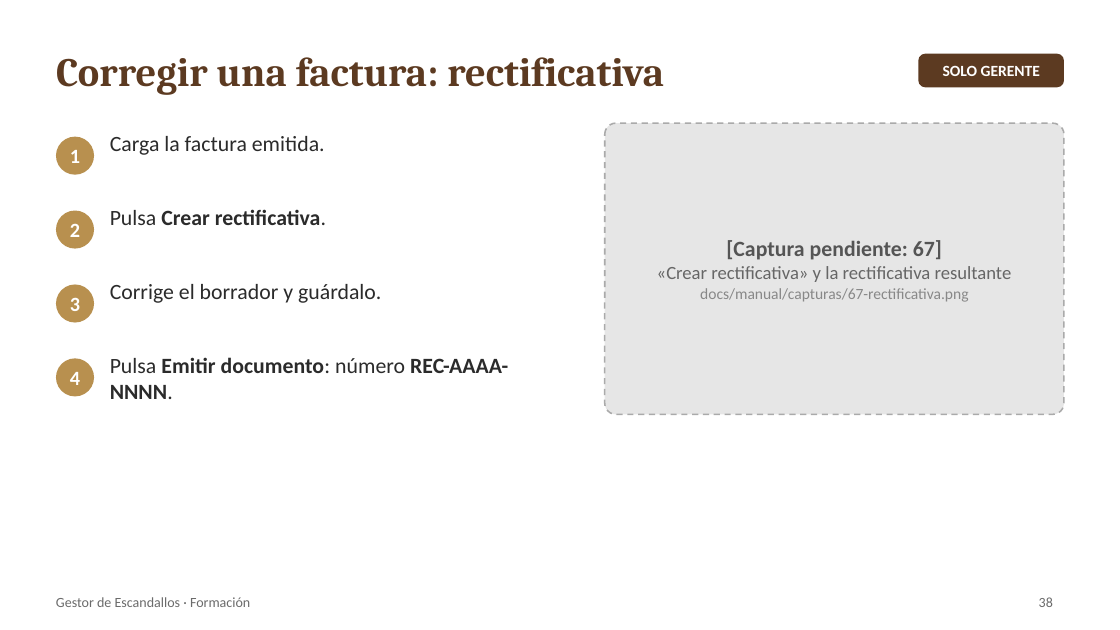
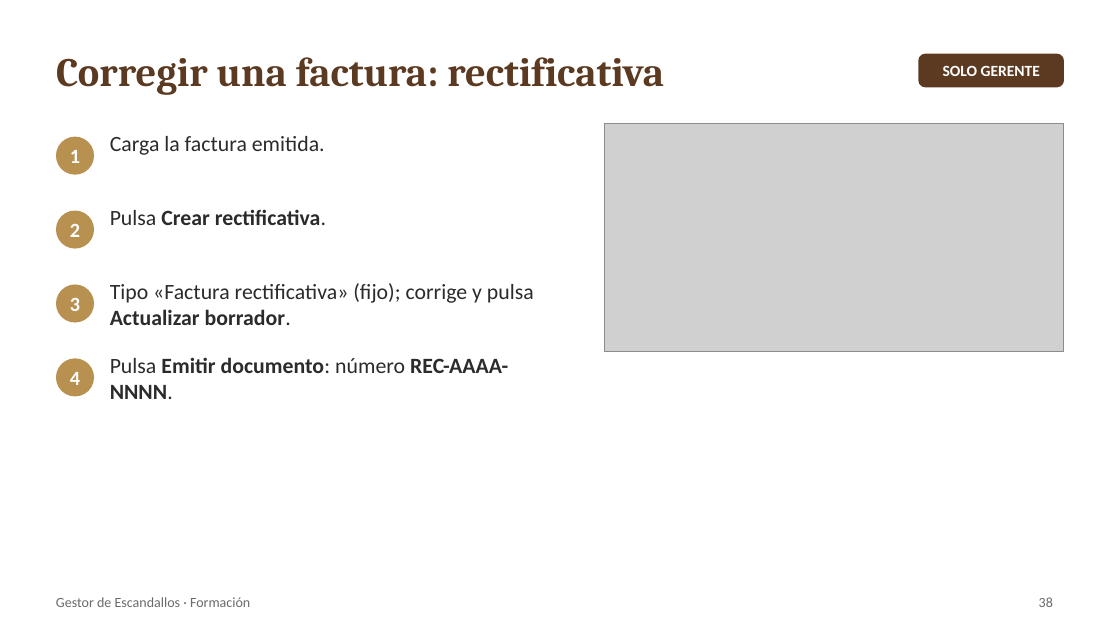
Before and after one commit to robertobergua-maker/escandallos-catering, a slide deck: slide 38 of docs/manual/Manual_Gestor_Escandallos.pptx. Drawn at 1120x630 pixels with LibreOffice and Linux fonts; fonts in the diff are those of the drawing; grey boxes stand for pictures. Boxes give left, top, right and bottom in pixels: in the first picture for what was removed or moved away, otherwise in the second. Text is boxed around its words. In the diff, an @@ line names an element or a change of style, - is before the commit and + after.

```diff
--- a/docs/manual/Manual_Gestor_Escandallos.pptx
+++ b/docs/manual/Manual_Gestor_Escandallos.pptx
@@ rounded rectangle removed at box(605, 123, 1064, 414) @@
-[Captura pendiente: 67]
-«Crear rectificativa» y la rectificativa resultante
-docs/manual/capturas/67-rectificativa.png
@@ picture added at box(605, 123, 1064, 352) @@
@@ text at box(110, 283, 534, 325): text changed @@
-Corrige el borrador y guárdalo.
+Tipo «Factura rectificativa» (fijo); corrige y pulsa Actualizar borrador.
```
Also in this commit, not shown: 10 other slides changed, 1 slide added, 1 slide removed, 5 other files.
